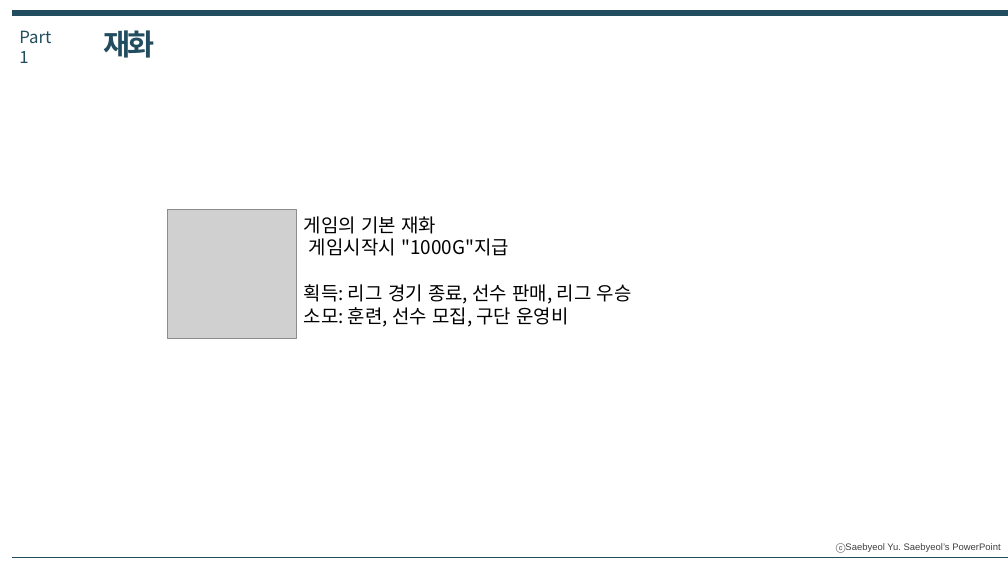
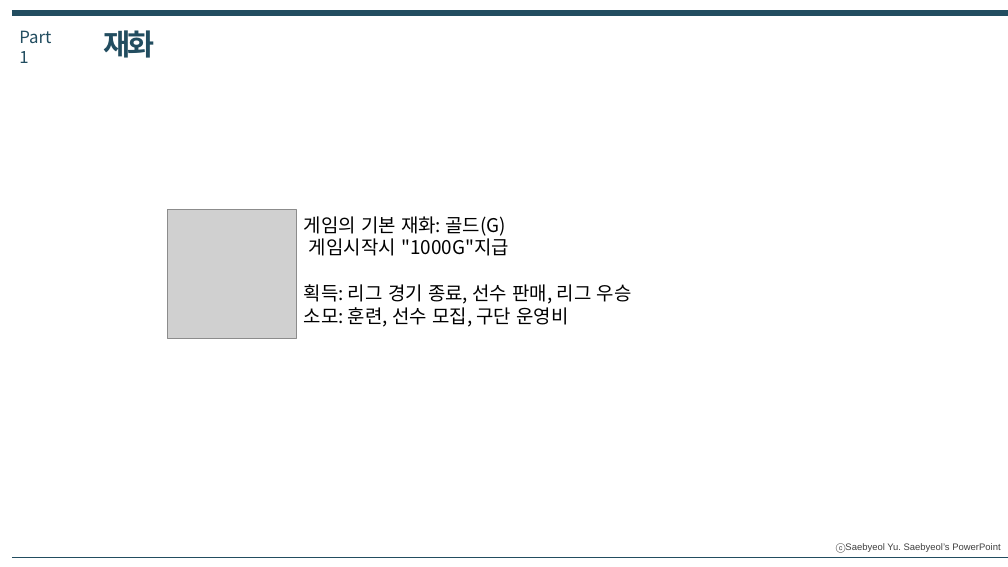
Before and after one commit to Yuhan2024GameDev2-2/GameEngine, a slide deck: slide 6 of YB기획서/프로젝트YB프로토타입_개발기획서.pptx. Drawn at 1008x567 pixels with LibreOffice and Linux fonts; fonts in the diff are those of the drawing; grey boxes stand for pictures. Boxes give left, top, right and bottom in pixels: in the first picture for what was removed or moved away, otherwise in the second. Text is boxed around its words. In the diff, an @@ line names an element or a change of style, - is before the commit and + after.

```diff
--- a/YB기획서/프로젝트YB프로토타입_개발기획서.pptx
+++ b/YB기획서/프로젝트YB프로토타입_개발기획서.pptx
@@ text at (x1=304, y1=216, x2=506, y2=236): text changed @@
-게임의 기본 재화
+게임의 기본 재화: 골드(G)
```
Also in this commit, not shown: 10 other slides changed, 9 slides added.
